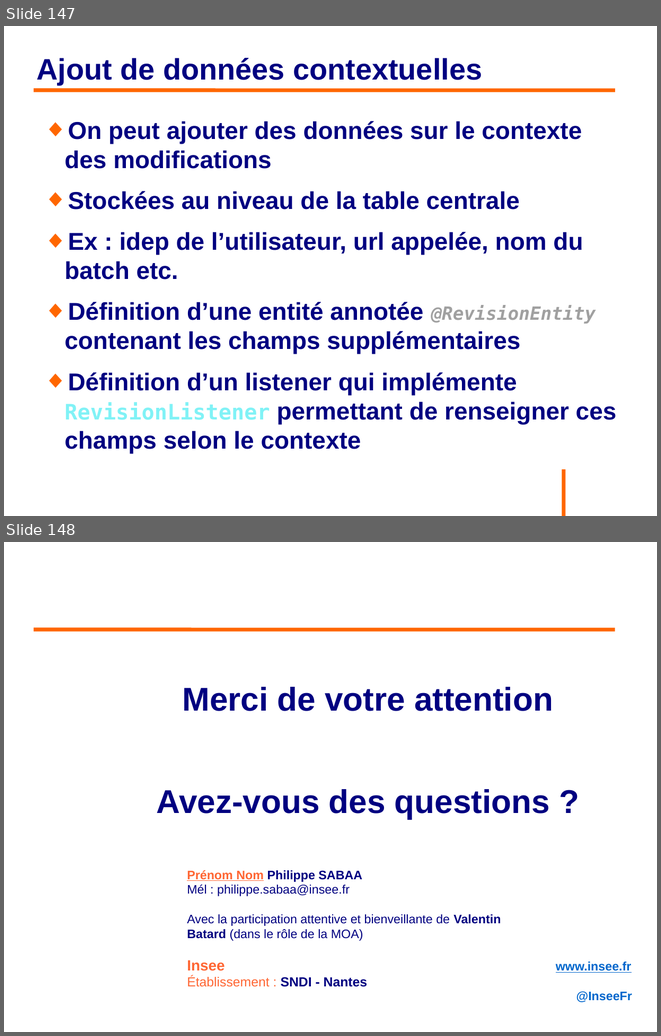
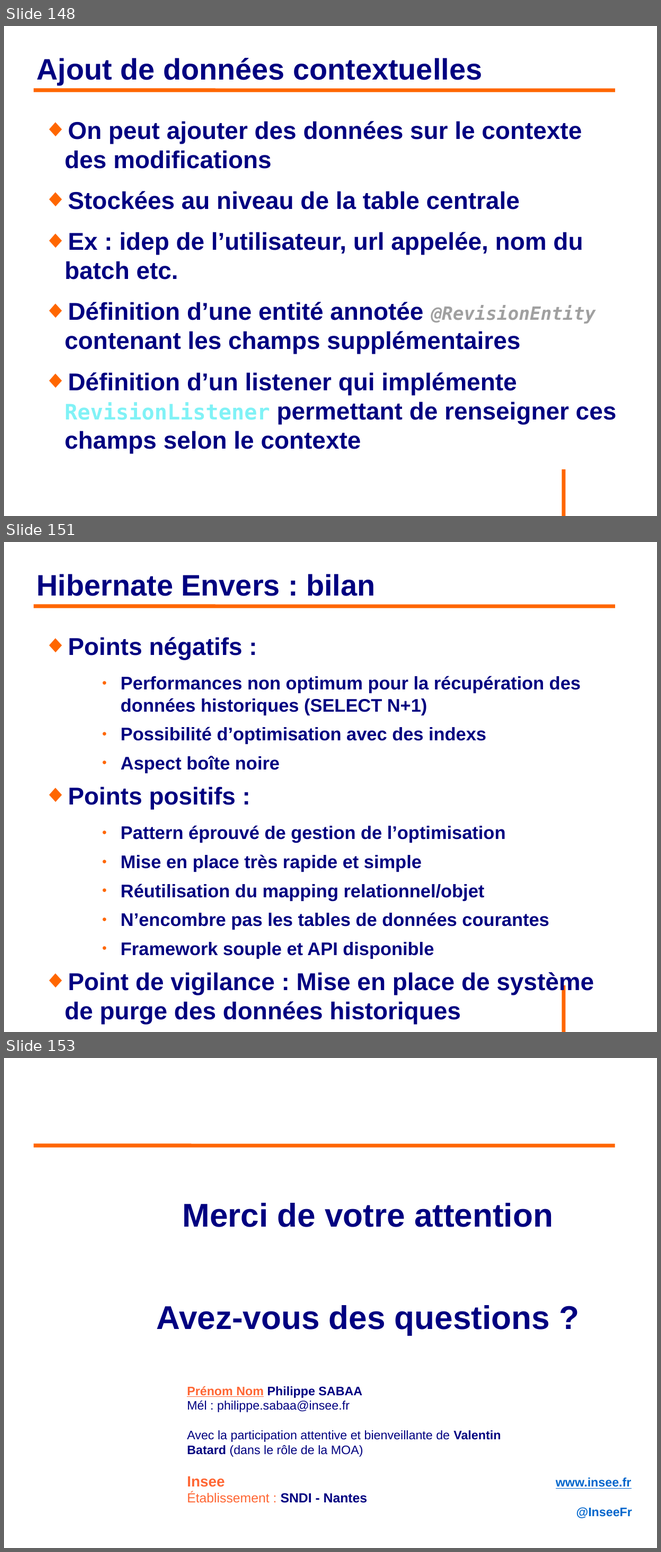
Before and after one commit to philphils/formation-hibernate-avancee, a slide deck: Documentation/diapo_formation_hibernate_avancee.odp. Shown one above the other, each under a label of ours: slides 147 and 148 before the commit, slides 148, 151 and 153 after it; the slides between them are not shown. The pictures are 661x1036 and 661x1552 pixels, drawn with LibreOffice and Linux fonts; fonts in the diff are those of the drawing; background and template pictures are left out. Boxes give left, top, right and bottom in pixels: in the first picture for what was removed or moved away, otherwise in the second. Text is boxed around its words. In the diff, an @@ line names an element or a change of style, - is before the commit and + after.

```diff
--- a/Documentation/diapo_formation_hibernate_avancee.odp
+++ b/Documentation/diapo_formation_hibernate_avancee.odp
@@ slide 151 added at (4,542,657,1032), background #FFFFFF; not listed: 1 template element that a slide beside it also shows @@
@@ title added at (37,574,375,596), 36 pt, text #000080, bold @@
+Hibernate Envers : bilan
@@ line added from (34, 606) to (616, 606), #FF6600 4.54 pt @@
@@ text added at (64,637,594,1024), 22.2 pt, text #000080, bold @@
+◆ Points négatifs :
+    ● Performances non optimum pour la récupération des données historiques (SELECT N+1)
+    ● Possibilité d’optimisation avec des indexs
+    ● Aspect boîte noire
+◆ Points positifs :
+    ● Pattern éprouvé de gestion de l’optimisation
+    ● Mise en place très rapide et simple
+    ● Réutilisation du mapping relationnel/objet
+    ● N’encombre pas les tables de données courantes
+    ● Framework souple et API disponible
+◆ Point de vigilance : Mise en place de système de purge des données historiques
@@ what was slide 147 is now slide 148 @@
@@ what was slide 148 is now slide 153 @@
```
Also in this commit, not shown: 1 slide changed, 4 other slides added.
